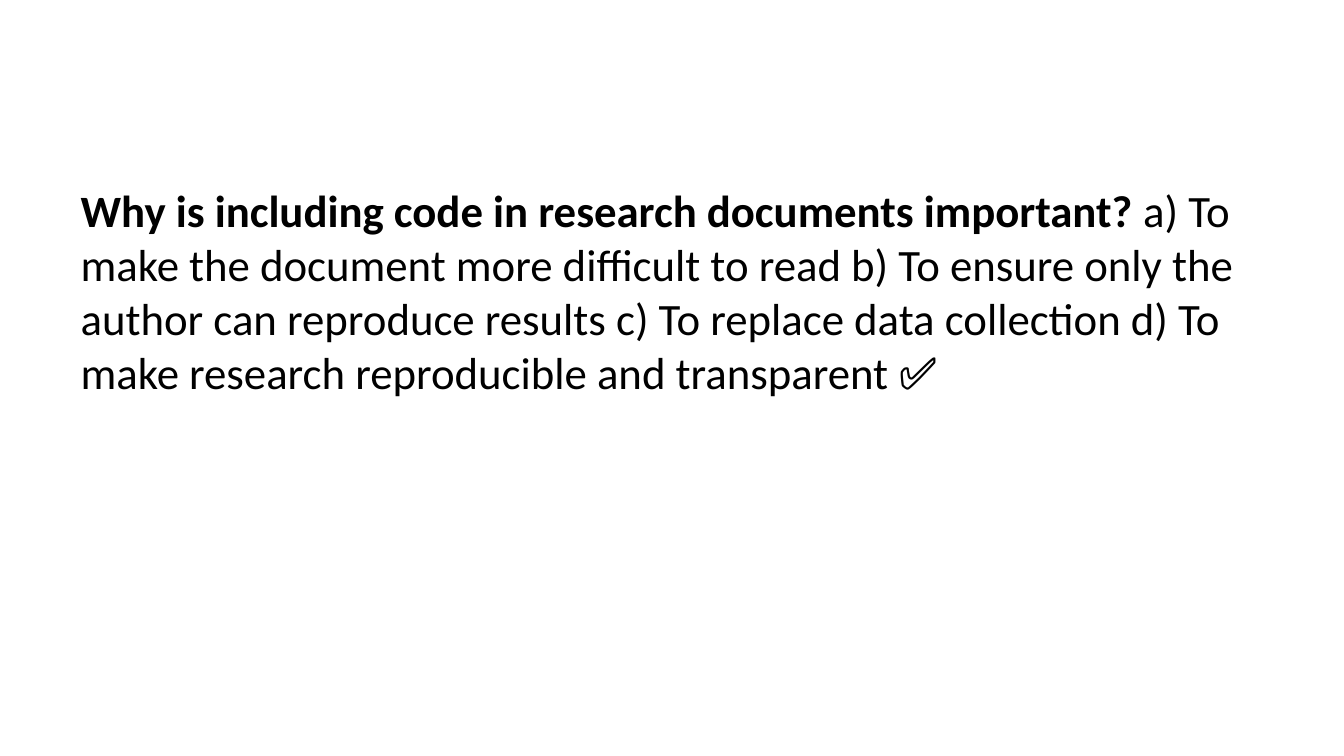
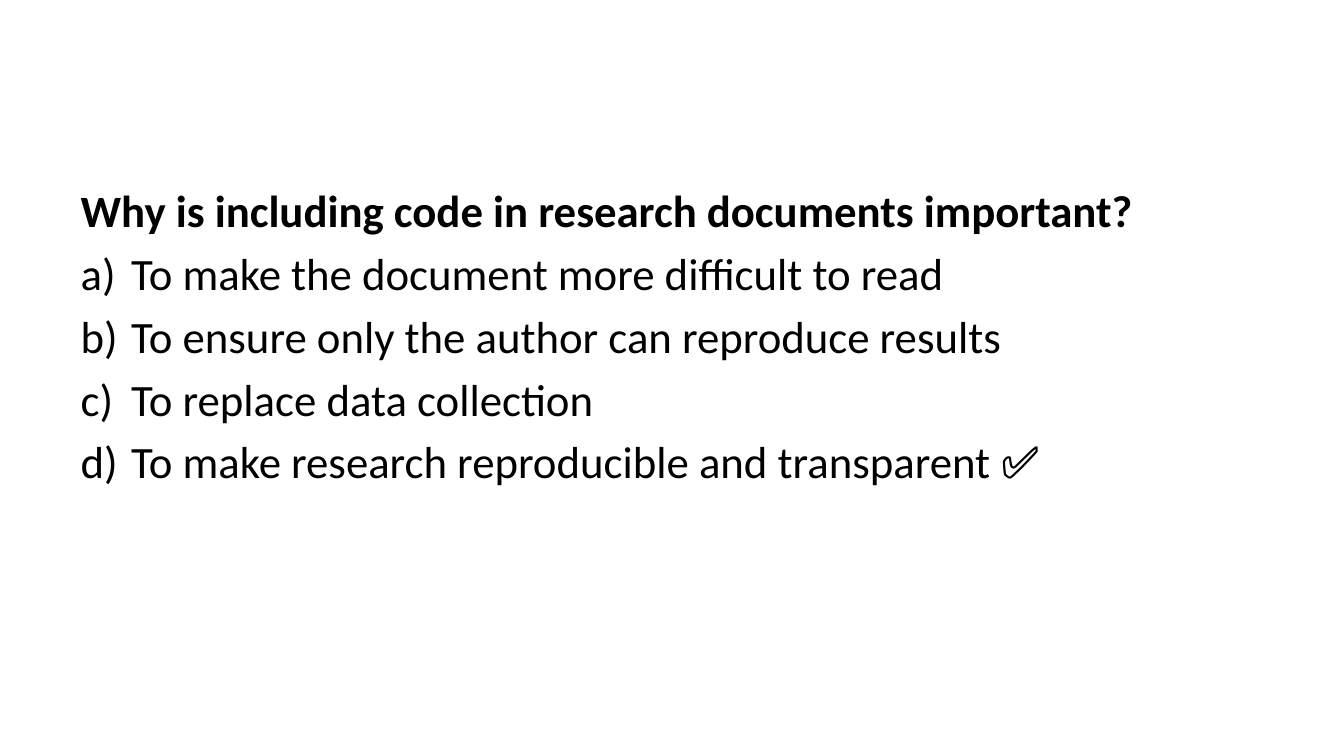
Before and after one commit to lmu-osc/train-the-trainer-student-track-OS, a slide deck: slide 91 of _site/materials/OS-M3/OS-M3-S6-Quarto/OS-M3-S6-Quarto-slides.pptx (slide 88 before the commit). Drawn at 1344x756 pixels with LibreOffice and Linux fonts; fonts in the diff are those of the drawing. Boxes give left, top, right and bottom in pixels: in the first picture for what was removed or moved away, otherwise in the second. Text is boxed around its words. In the diff, an @@ line names an element or a change of style, - is before the commit and + after.

```diff
--- a/_site/materials/OS-M3/OS-M3-S6-Quarto/OS-M3-S6-Quarto-slides.pptx
+++ b/_site/materials/OS-M3/OS-M3-S6-Quarto/OS-M3-S6-Quarto-slides.pptx
@@ text at box(81, 195, 1132, 486): text changed @@
-Why is including code in research documents important? a) To make the document more difficult to read b) To ensure only the author can reproduce results c) To replace data collection d) To make research reproducible and transparent ✅
+Why is including code in research documents important?
+a) To make the document more difficult to read
+b) To ensure only the author can reproduce results
+c) To replace data collection
+d) To make research reproducible and transparent ✅
```
Also in this commit, not shown: 72 other slides changed, 7 slides added, 4 slides removed, 39 other files.
